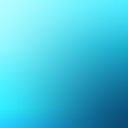
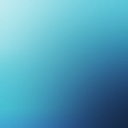
Layers edited between the first and the second 128px x 128px image:
added layer "背景" over box(0, 0, 128, 128)
